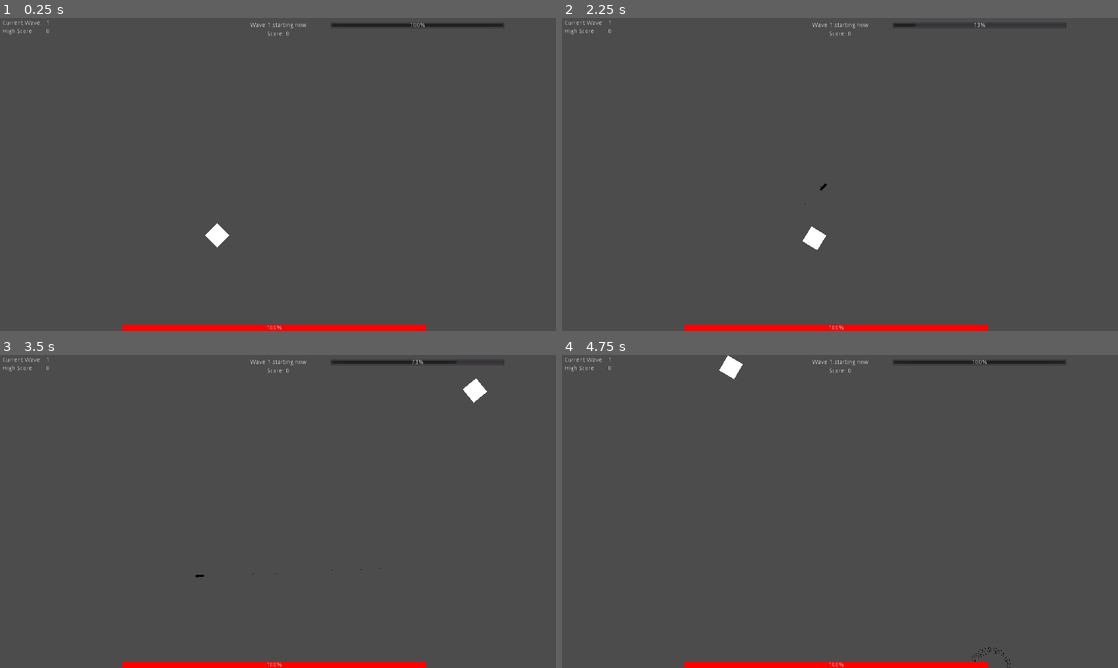
Above: before the commit, frames 1-4 (two rows, left to right).
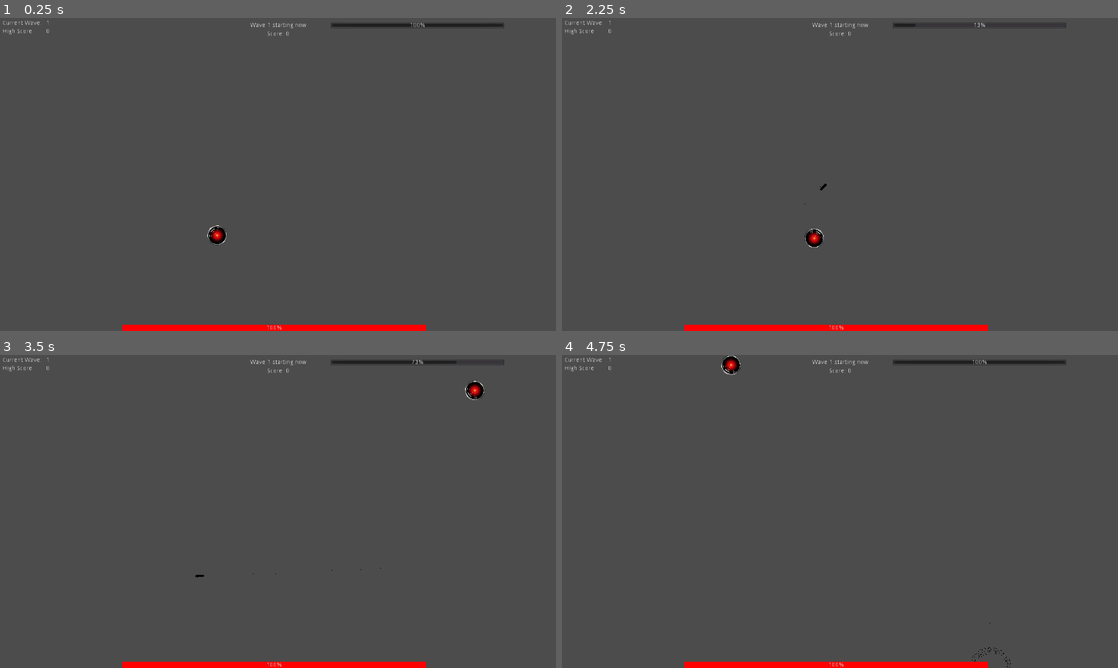
Above: after the commit, the same moments.

Repository: Noviv/BismarkUnchained
Game: Godot game, scene res://scenes/Main/Main.tscn
Two runs of this game, one before a commit and one after it. Both use one fixed random seed, a clock stepped at 60 frames per second and the inputs below. This scene is started directly instead of the project's main scene.
Inputs (mouse positions are in pixels of both pictures, inside the frame that each line leads up to):
- Up to frame 1 (0.25 s): no input
- Up to frame 2 (2.25 s): tap Enter at 0.5, 2 s; move the mouse to (962, 158) at 0.52 s; press the mouse at (962, 158) at 0.53 s; hold D (player_right) 0.53-1.28 s; tap Space at 1.25 s; move the mouse to (728, 190) at 1.27 s; release the mouse at (728, 190) at 1.28 s; hold S (player_down) 1.28-2.03 s; click (728, 190) at 1.35 s; move the mouse to (895, 105) at 2.02 s; press the mouse at (895, 105) at 2.03 s; hold D (player_right) from 2.03 s (still down)
- Up to frame 3 (3.5 s): move the mouse to (250, 574) at 2.77 s; release D (player_right) at 2.78 s; release the mouse at (250, 574) at 2.78 s; hold W (player_up) from 2.78 s (still down); click (250, 574) at 2.85 s
- Up to frame 4 (4.75 s): move the mouse to (1006, 558) at 3.52 s; release W (player_up) at 3.53 s; press the mouse at (1006, 558) at 3.53 s; hold A (player_left) from 3.53 s (still down); move the mouse to (673, 464) at 4.27 s; release the mouse at (673, 464) at 4.28 s; click (673, 464) at 4.35 s

The runs differ from the first frame. In frame 1, 0.2% of the frame differs, in the area x 36-42%, y 65-74%; in frame 2, 0.2%; in frame 3, 0.2%; in frame 4, 0.2%, in the area x 28-80%, y 0-98%.

Commit message:
Add transparent Hal texture and change hitbox

Diff:
--- a/BismarkUnchained/scenes/Player/Player.gd
+++ b/BismarkUnchained/scenes/Player/Player.gd
@@ -65,16 +65,15 @@
 	get_node("/root/Main").set_time_delta(curr_velocity.length() / max_velocity)
 
 func move_rotate():
+	var direction
 	if controller:
-		var direction = Vector2(Input.get_joy_axis(device, 3), Input.get_joy_axis(device, 4))
+		direction = Vector2(Input.get_joy_axis(device, 3), Input.get_joy_axis(device, 4))
 		if direction.length() > 0.5:
-			last_dir = Vector2(direction.x, direction.y)
-			rotate_dir(direction)
+			last_dir = direction
 	else:
-		var direction = get_global_mouse_position() - get_global_position()
-		last_dir = Vector2(direction.x, direction.y)
-		rotate_dir(direction)
-
+		direction = get_global_mouse_position() - get_global_position()
+		last_dir = direction
+	set_global_rotation(atan2(direction.y, direction.x))
 
 func shoot():
 	if Input.is_action_pressed("player_shoot"):
@@ -92,21 +91,6 @@
 			sprite.global_position = get_global_position() + sprite.get_node("Body").velocity.normalized() * 50
 			get_node("/root/Main/UI/WeaponRecharge").value = 0
 	get_node("/root/Main/UI/WeaponRecharge").value = 100 * (get_node("/root/Main").time_elapsed - time_last_shot) / time_to_shoot
-
-
-func rotate_dir(direction):
-	if direction.x == 0:
-		if direction.y > 0:
-			set_global_rotation(PI / 2)
-		else:
-			set_global_rotation(3 * PI / 2)
-	elif direction.y == 0:
-		if direction.x > 0:
-			set_global_rotation(0)
-		else:
-			set_global_rotation(PI)
-	else:
-		set_global_rotation(atan(direction.y / direction.x))
 
 func _input_method_changed(device_id, connected):
 	if connected:
--- a/BismarkUnchained/scenes/Player/Player.tscn
+++ b/BismarkUnchained/scenes/Player/Player.tscn
@@ -1,20 +1,20 @@
 [gd_scene load_steps=4 format=2]
 
 [ext_resource path="res://scenes/Player/Player.gd" type="Script" id=1]
+[ext_resource path="res://images/hal.png" type="Texture" id=2]
 
-[sub_resource type="CubeMesh" id=1]
-size = Vector3( 40, 40, 2 )
-
-[sub_resource type="RectangleShape2D" id=2]
-extents = Vector2( 20, 20 )
+[sub_resource type="CircleShape2D" id=1]
+radius = 23.0
 
 [node name="Root" type="Node2D"]
 
 [node name="PlayerBody" type="KinematicBody2D" parent="."]
 script = ExtResource( 1 )
 
-[node name="PlayerMesh" type="MeshInstance2D" parent="PlayerBody"]
-mesh = SubResource( 1 )
+[node name="PlayerCollisionShape" type="CollisionShape2D" parent="PlayerBody"]
+shape = SubResource( 1 )
 
-[node name="PlayerCollisionShape" type="CollisionShape2D" parent="PlayerBody"]
-shape = SubResource( 2 )
+[node name="hal" type="Sprite" parent="PlayerBody"]
+rotation = 1.5708
+scale = Vector2( 0.08, 0.08 )
+texture = ExtResource( 2 )
Binary file added: BismarkUnchained/images/hal.png
Not shown, added: BismarkUnchained/images/hal.png.import
